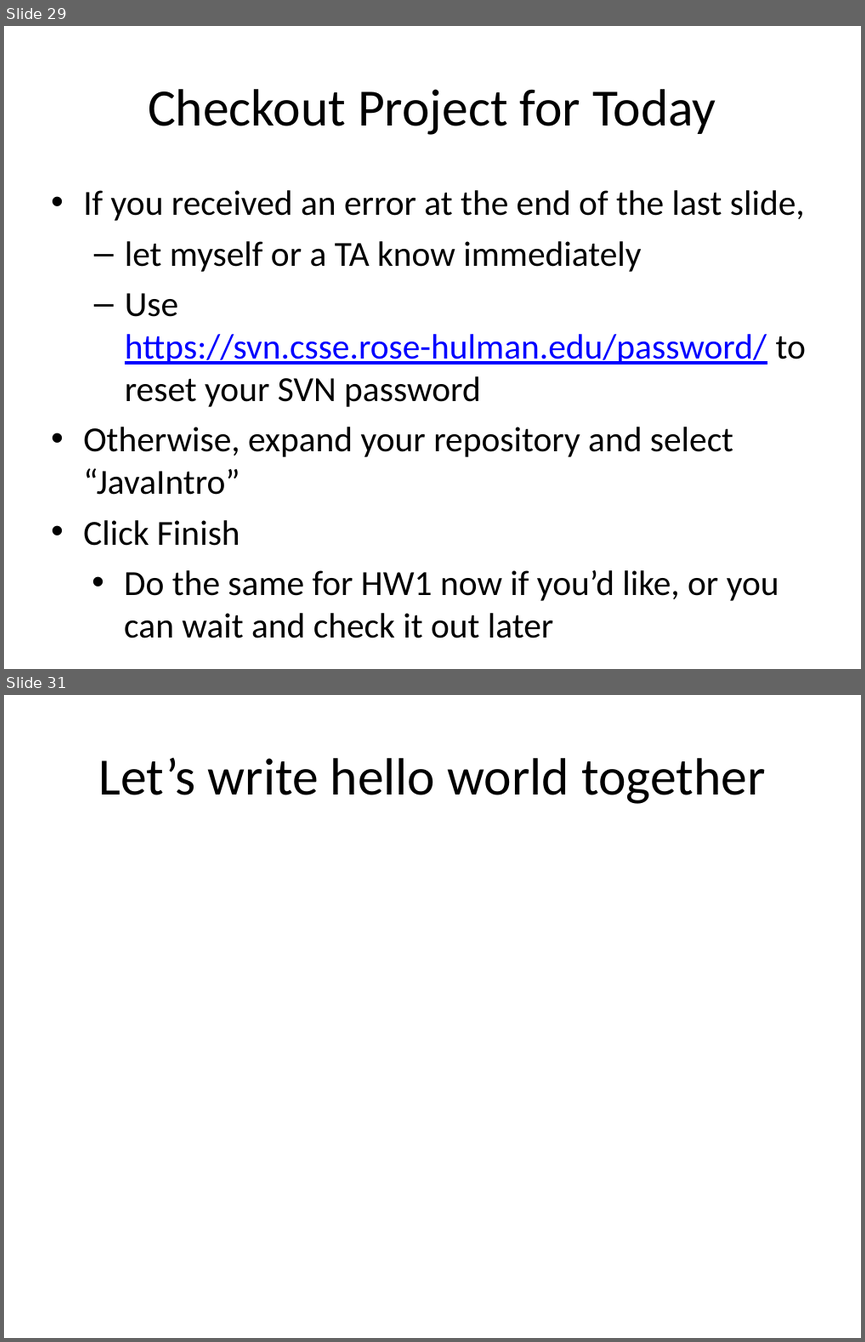
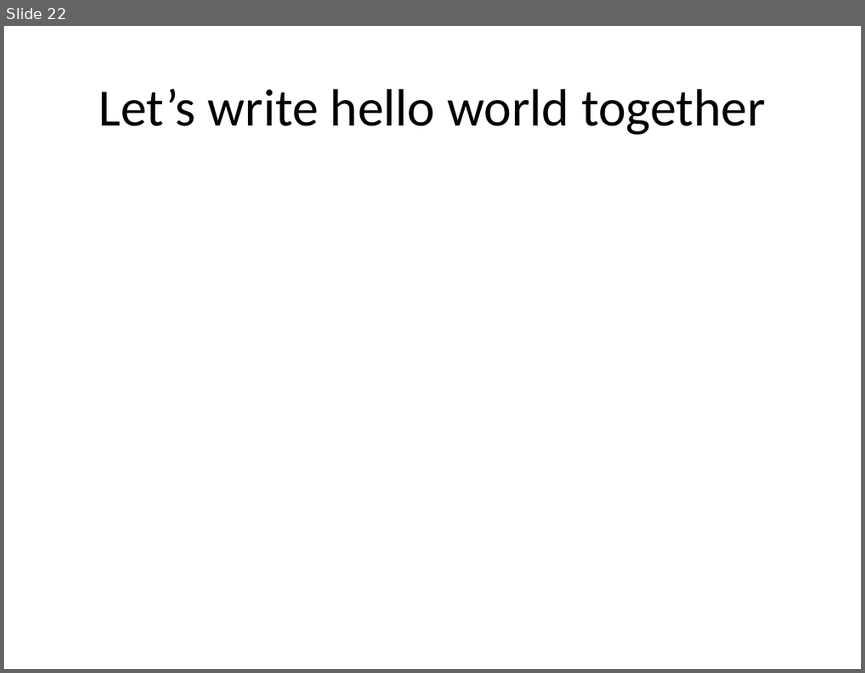
Before and after one commit to RHIT-CSSE/csse220, a slide deck: ClassMaterials/JavaIntro/Slides/JavaIntro.pptx. Shown one above the other, each under a label of ours: slides 29 and 31 before the commit, slide 22 after it; the slides between them are not shown. The pictures are 865x1342 and 865x673 pixels, drawn with LibreOffice and Linux fonts; fonts in the diff are those of the drawing. Boxes give left, top, right and bottom in pixels: in the first picture for what was removed or moved away, otherwise in the second. Text is boxed around its words. In the diff, an @@ line names an element or a change of style, - is before the commit and + after.

```diff
--- a/ClassMaterials/JavaIntro/Slides/JavaIntro.pptx
+++ b/ClassMaterials/JavaIntro/Slides/JavaIntro.pptx
@@ slide 29 removed at [4, 26, 861, 669], background #FFFFFF @@
@@ title removed at [148, 89, 716, 135] @@
-Checkout Project for Today
@@ text removed at [83, 190, 806, 638] @@
-• If you received an error at the end of the last slide,
-  – let myself or a TA know immediately
-  – Use https://svn.csse.rose-hulman.edu/password/ to reset your SVN password
-• Otherwise, expand your repository and select “JavaIntro”
-• Click Finish
-    • Do the same for HW1 now if you’d like, or you can wait and check it out later
@@ what was slide 31 is now slide 22 @@
```
Also in this commit, not shown: 6 slides changed, 1 slide added, 9 other slides removed.
